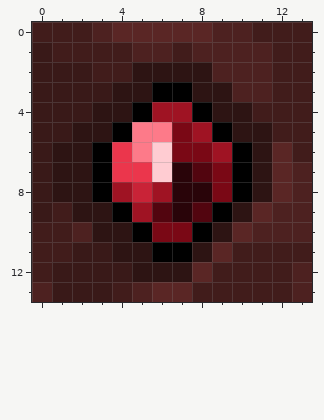
One commit to this pixel-art sprite: public/power_gem.png. The picture above is the old version.
The file is 14x14 pixels. Colours within 5 levels of each other are drawn and written as one.
After:
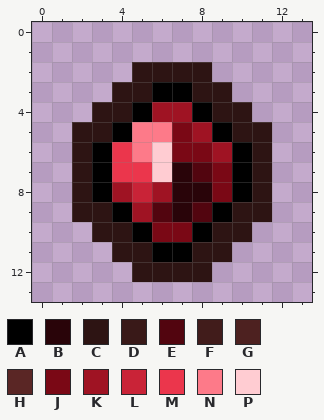
Palette (. is transparent): A #000000  B #290409  C #2d1413  D #391918  E #52050f  F #411c1b  G #4d2120  H #5a2625  J #7a0815  K #9f1323  L #c92337  M #eb364c  N #fd7a89  P #ffccd2
Difference:
Colour H becomes colour C in row 9 at x 11; in row 10 at x 10; in row 11 at x 9; in row 12 at x 8.
Colour C is gone in rows 6 to 8 at x 1.
Colour D is gone in row 1 at x 0; in row 2 at x 0 to 2; in row 3 at x 0 to 3; in row 4 at x 0 to 2; in row 5 at x 0 to 1; in rows 6 to 9 at x 0.
Colour D is gone in row 11 at x 2 to 3; in row 12 at x 1 to 4; in row 13 at x 1 to 3.
Colour F is gone in row 0 at x 0 to 2 and 11 to 13; in row 1 at x 1 to 4, 7 and 12 to 13; in row 2 at x 3 to 4 and 12 to 13; in row 3 at x 12 to 13; in row 4 at x 11 to 13; in row 5 at x 12 to 13.
Colour F is gone in row 6 at x 13; in row 9 at x 1; in row 10 at x 0 to 1; in row 11 at x 0 to 1 and 10 to 13; in row 12 at x 0 and 9 to 12; in row 13 at x 4 and 8 to 12.
Colour G is gone in row 0 at x 3 and 9 to 10; in row 1 at x 5 to 6 and 8 to 11; in row 2 at x 9 to 11; in row 3 at x 10 to 11; in rows 7 to 8 at x 13; in row 9 at x 12 to 13.
Colour G is gone in row 10 at x 2 and 11 to 13; in row 12 at x 13; in row 13 at x 0, 5 and 13.
Colour H is gone in row 0 at x 4 to 8; in rows 6 to 8 at x 12; in row 13 at x 6 to 7.
Pixel boxes of the changes (left, top, right, bottom) in both pictures:
changed: (32, 22, 312, 302)
